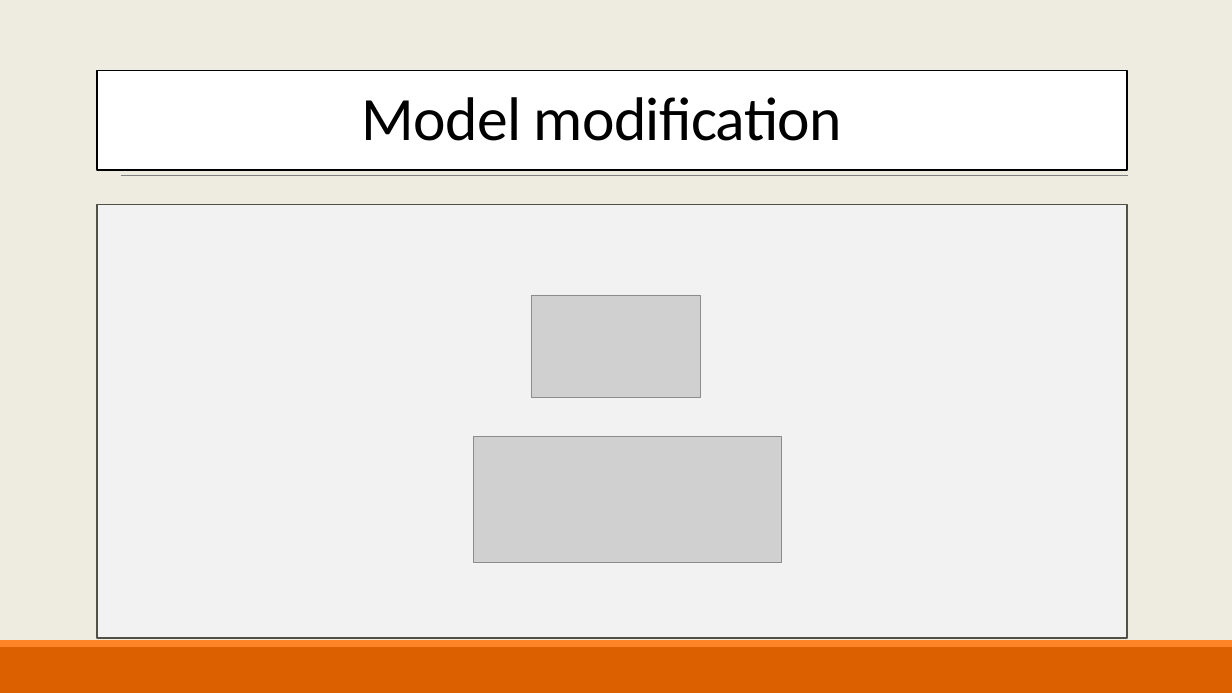
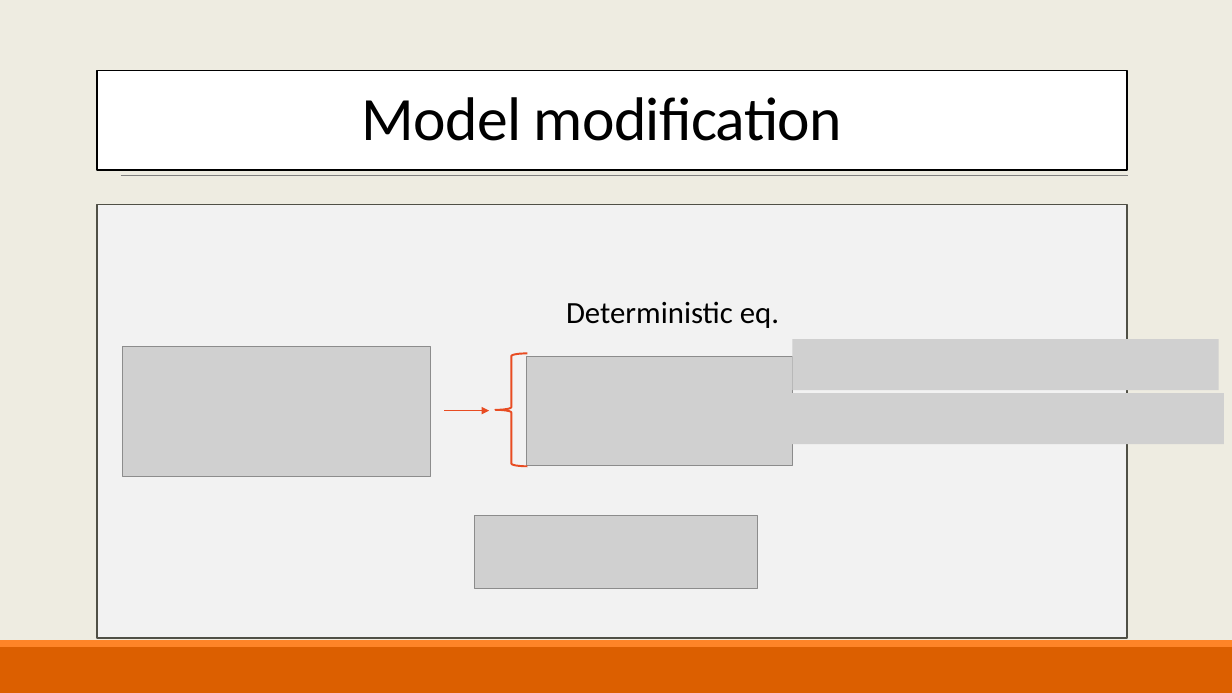
Before and after one commit to AlexBV799/EvolutionaryGameTheoryInGrowingPopulations_FinalProject, a slide deck: slide 8 of Evolutionary game theory.pptx. Drawn at 1232x693 pixels with LibreOffice and Linux fonts; fonts in the diff are those of the drawing; grey boxes stand for pictures; background and template pictures are left out. Boxes give left, top, right and bottom in pixels: in the first picture for what was removed or moved away, otherwise in the second. Text is boxed around its words. In the diff, an @@ line names an element or a change of style, - is before the commit and + after.

```diff
--- a/Evolutionary game theory.pptx
+++ b/Evolutionary game theory.pptx
@@ picture removed at (532,295,701,397) @@
@@ text added at (566,301,779,328), 24 pt, text #000000 @@
+  Deterministic eq.
@@ picture added at (123,347,431,477) @@
@@ left brace added at (495,353,528,466), outline #E84C22 1.5 pt @@
@@ picture: place and size @@
-picture at (473,436,781,562)
+picture at (527,357,792,466)
@@ picture added at (792,339,1218,390) @@
@@ arrow added from (445, 410) to (489, 410), #E84C22 1 pt @@
@@ picture added at (792,393,1224,444) @@
@@ picture added at (475,515,758,588) @@
```
Also in this commit, not shown: 5 other slides changed, 2 slides added, 1 slide removed, 2 other files.
